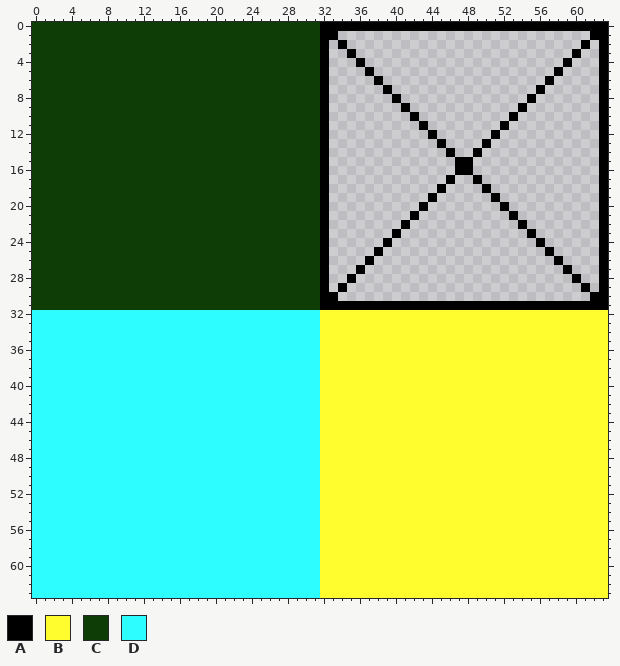
Two states of a pixel-art sprite, data/bitmaps/tilesheet.png. That is the earlier state.
The file is 64x64 pixels.
Palette (. is transparent): A #000000  B #fffd2d  C #0e3d05  D #2dfdff
The same view after the edit:
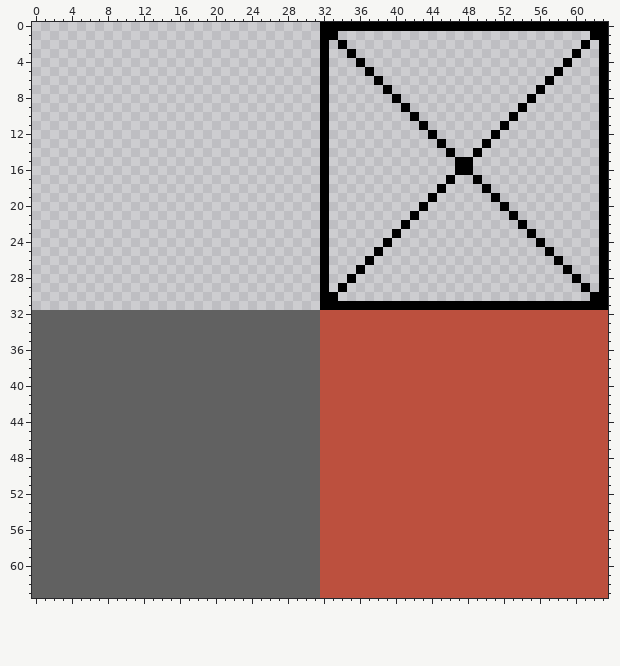
Change:
@@ palette @@
-B #fffd2d
+B #bc503e
-D #2dfdff
+D #616161
@@ x 0..33 @@
- 0 CCCCCCCCCCCCCCCCCCCCCCCCCCCCCCCCAA
- 1 CCCCCCCCCCCCCCCCCCCCCCCCCCCCCCCCAA
- 2 CCCCCCCCCCCCCCCCCCCCCCCCCCCCCCCCA.
- 3 CCCCCCCCCCCCCCCCCCCCCCCCCCCCCCCCA.
- 4 CCCCCCCCCCCCCCCCCCCCCCCCCCCCCCCCA.
- 5 CCCCCCCCCCCCCCCCCCCCCCCCCCCCCCCCA.
- 6 CCCCCCCCCCCCCCCCCCCCCCCCCCCCCCCCA.
- 7 CCCCCCCCCCCCCCCCCCCCCCCCCCCCCCCCA.
- 8 CCCCCCCCCCCCCCCCCCCCCCCCCCCCCCCCA.
- 9 CCCCCCCCCCCCCCCCCCCCCCCCCCCCCCCCA.
-10 CCCCCCCCCCCCCCCCCCCCCCCCCCCCCCCCA.
-11 CCCCCCCCCCCCCCCCCCCCCCCCCCCCCCCCA.
-12 CCCCCCCCCCCCCCCCCCCCCCCCCCCCCCCCA.
-13 CCCCCCCCCCCCCCCCCCCCCCCCCCCCCCCCA.
-14 CCCCCCCCCCCCCCCCCCCCCCCCCCCCCCCCA.
-15 CCCCCCCCCCCCCCCCCCCCCCCCCCCCCCCCA.
-16 CCCCCCCCCCCCCCCCCCCCCCCCCCCCCCCCA.
-17 CCCCCCCCCCCCCCCCCCCCCCCCCCCCCCCCA.
-18 CCCCCCCCCCCCCCCCCCCCCCCCCCCCCCCCA.
-19 CCCCCCCCCCCCCCCCCCCCCCCCCCCCCCCCA.
-20 CCCCCCCCCCCCCCCCCCCCCCCCCCCCCCCCA.
-21 CCCCCCCCCCCCCCCCCCCCCCCCCCCCCCCCA.
-22 CCCCCCCCCCCCCCCCCCCCCCCCCCCCCCCCA.
-23 CCCCCCCCCCCCCCCCCCCCCCCCCCCCCCCCA.
-24 CCCCCCCCCCCCCCCCCCCCCCCCCCCCCCCCA.
-25 CCCCCCCCCCCCCCCCCCCCCCCCCCCCCCCCA.
-26 CCCCCCCCCCCCCCCCCCCCCCCCCCCCCCCCA.
-27 CCCCCCCCCCCCCCCCCCCCCCCCCCCCCCCCA.
-28 CCCCCCCCCCCCCCCCCCCCCCCCCCCCCCCCA.
-29 CCCCCCCCCCCCCCCCCCCCCCCCCCCCCCCCA.
-30 CCCCCCCCCCCCCCCCCCCCCCCCCCCCCCCCAA
-31 CCCCCCCCCCCCCCCCCCCCCCCCCCCCCCCCAA
+ 0 ................................AA
+ 1 ................................AA
+ 2 ................................A.
+ 3 ................................A.
+ 4 ................................A.
+ 5 ................................A.
+ 6 ................................A.
+ 7 ................................A.
+ 8 ................................A.
+ 9 ................................A.
+10 ................................A.
+11 ................................A.
+12 ................................A.
+13 ................................A.
+14 ................................A.
+15 ................................A.
+16 ................................A.
+17 ................................A.
+18 ................................A.
+19 ................................A.
+20 ................................A.
+21 ................................A.
+22 ................................A.
+23 ................................A.
+24 ................................A.
+25 ................................A.
+26 ................................A.
+27 ................................A.
+28 ................................A.
+29 ................................A.
+30 ................................AA
+31 ................................AA
 32 DDDDDDDDDDDDDDDDDDDDDDDDDDDDDDDDBB
Where, in picture pixels (left, top, right, bottom), the same in both pictures:
changed: (32, 22, 608, 598)
